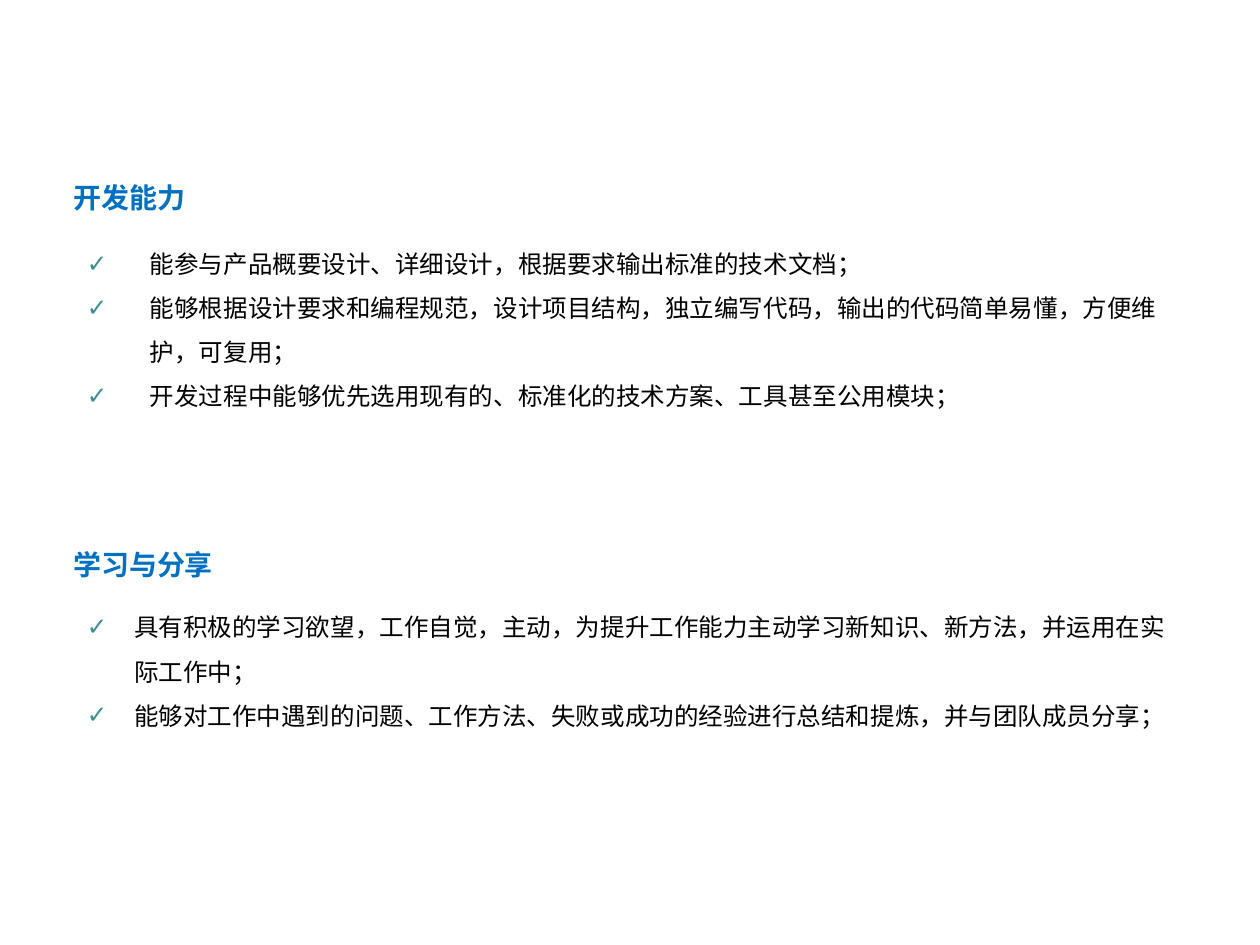
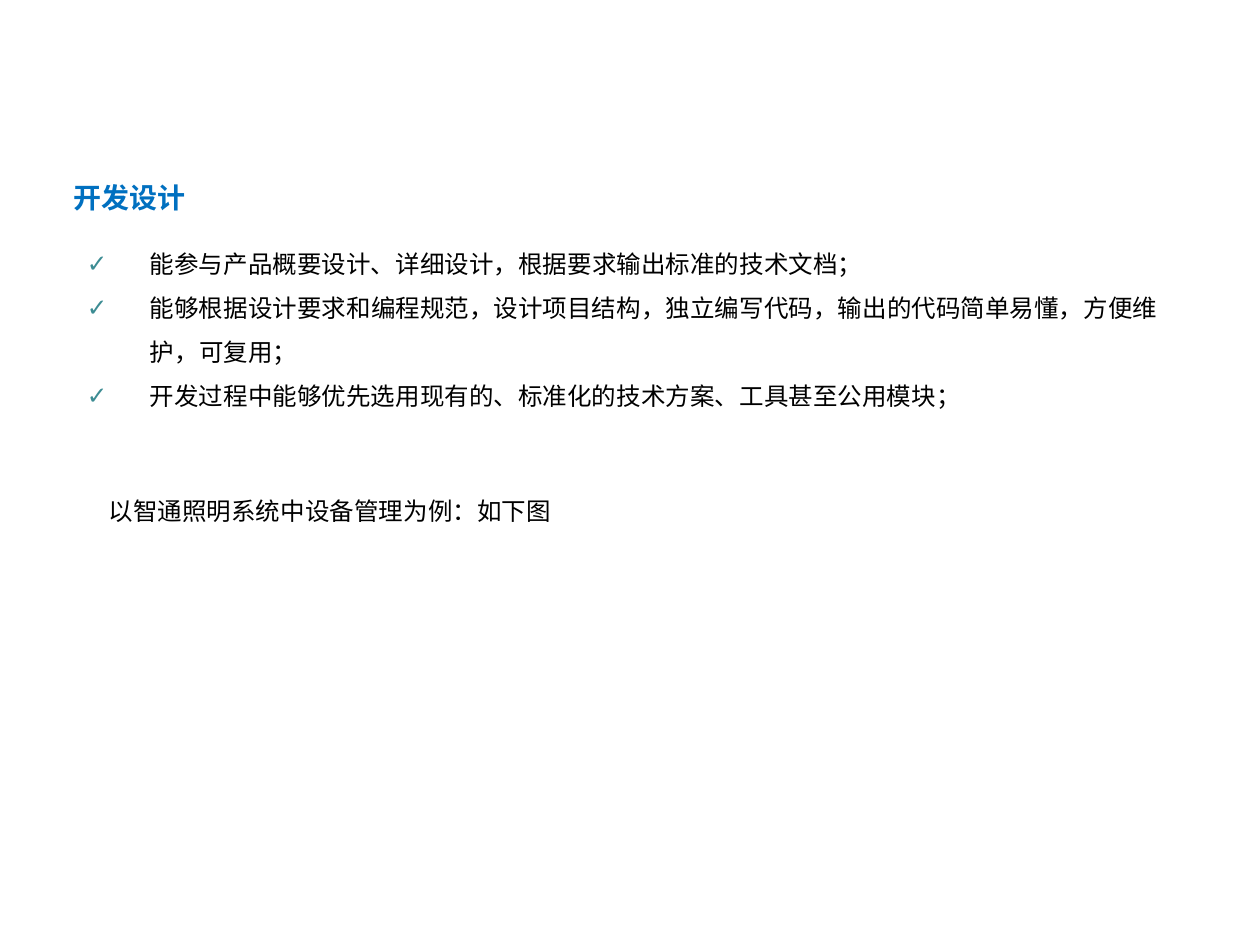
Before and after one commit to zhengyuliang/Blog-Back-Up, a slide deck: slide 24 of ppt/转正答辩汇报_郑宇亮.pptx (slide 21 before the commit). Drawn at 1260x945 pixels with LibreOffice and Linux fonts; fonts in the diff are those of the drawing; background and template pictures are left out. Boxes give left, top, right and bottom in pixels: in the first picture for what was removed or moved away, otherwise in the second. Text is boxed around its words. In the diff, an @@ line names an element or a change of style, - is before the commit and + after.

```diff
--- a/ppt/转正答辩汇报_郑宇亮.pptx
+++ b/ppt/转正答辩汇报_郑宇亮.pptx
@@ text at box(73, 184, 185, 211): text changed @@
-开发能力
+开发设计
@@ text added at box(109, 499, 551, 522), 14 pt, text #000000 @@
+以智通照明系统中设备管理为例：如下图
@@ text removed at box(73, 551, 213, 578) @@
-学习与分享
@@ title at box(134, 615, 1165, 639): text changed @@
-个人自评
+个人自评：任职资格认证
@@ text removed at box(134, 615, 1165, 729) @@
-✓ 具有积极的学习欲望，工作自觉，主动，为提升工作能力主动学习新知识、新方法，并运用在实际工作中；
-✓ 能够对工作中遇到的问题、工作方法、失败或成功的经验进行总结和提炼，并与团队成员分享；
```
Also in this commit, not shown: 2 other slides changed, 7 slides added.
